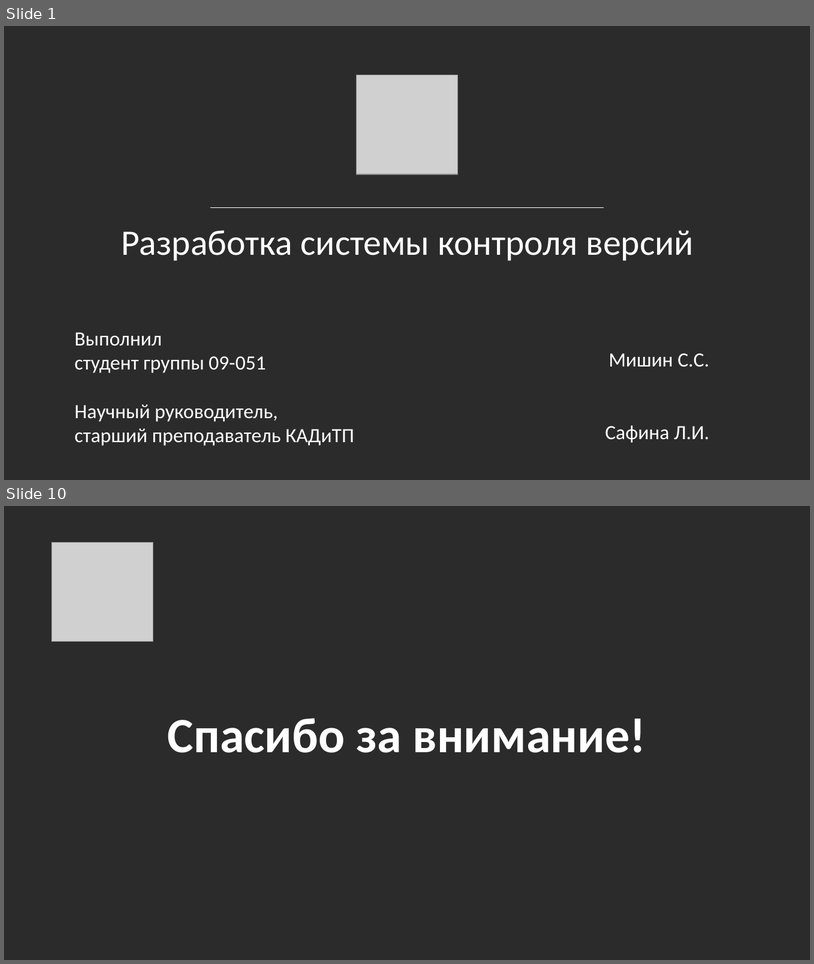
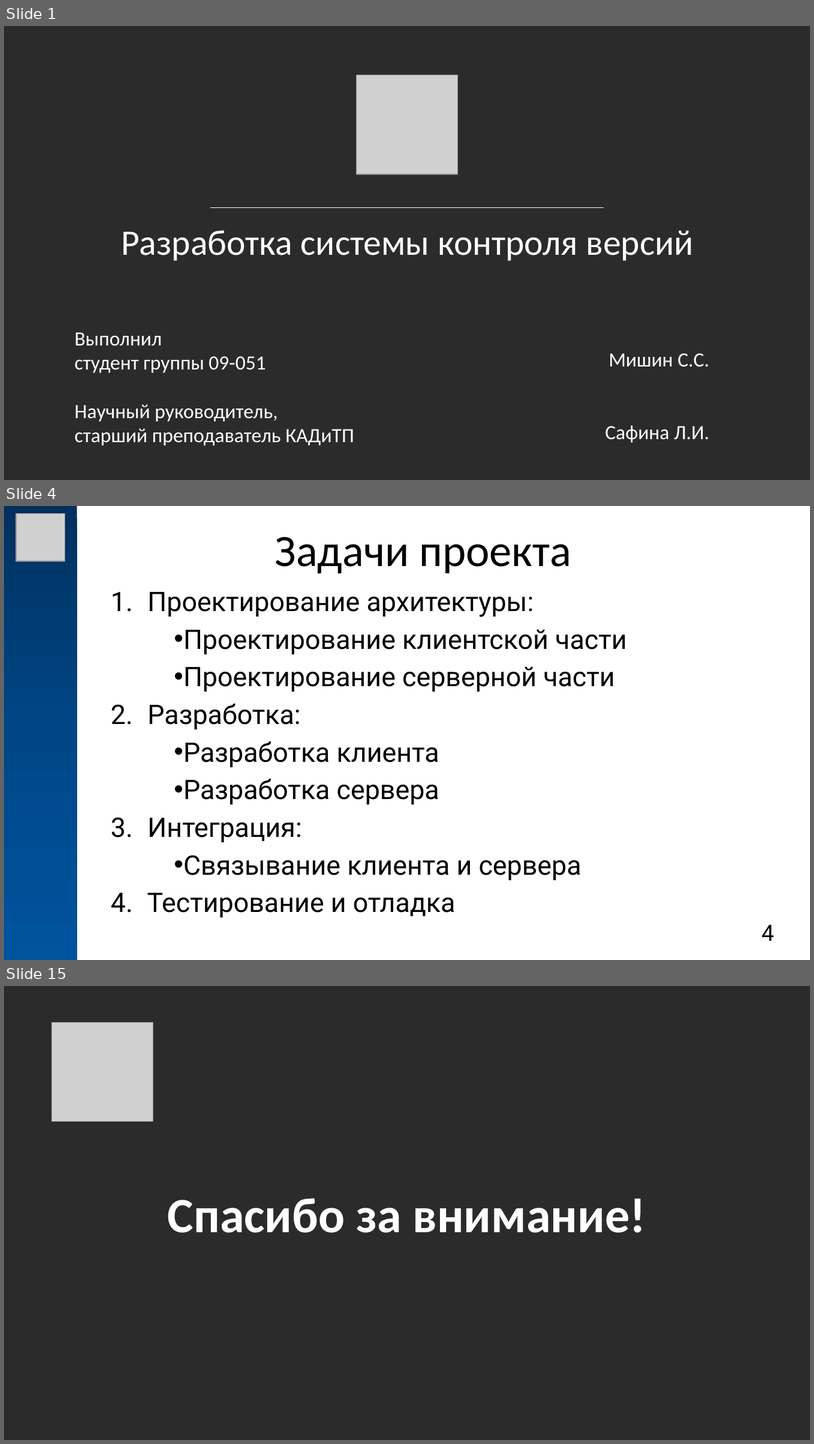
Before and after one commit to MrR3353/diplom, a slide deck: docs/Презентация в стиле КФУ.pptx. Shown one above the other, each under a label of ours: slides 1 and 10 before the commit, slides 1, 4 and 15 after it; the slides between them are not shown. The pictures are 814x964 and 814x1444 pixels, drawn with LibreOffice and Linux fonts; fonts in the diff are those of the drawing; grey boxes stand for pictures; background and template pictures are left out; a plain dark background stands for a picture behind light text. Boxes give left, top, right and bottom in pixels: in the first picture for what was removed or moved away, otherwise in the second. Text is boxed around its words. In the diff, an @@ line names an element or a change of style, - is before the commit and + after.

```diff
--- a/docs/Презентация в стиле КФУ.pptx
+++ b/docs/Презентация в стиле КФУ.pptx
@@ slide 4 added at (4,506,810,960), background #FFFFFF @@
@@ rectangle added at (4,506,77,959), fill gradient #00325E to #004786 to #00549F @@
@@ picture added at (16,514,65,562) @@
@@ title added at (275,537,572,574), 40 pt, text #000000 @@
+Задачи проекта
@@ text added at (147,592,627,917), 24 pt, text #000000 @@
+1. Проектирование архитектуры:
+• Проектирование клиентской части
+• Проектирование серверной части
+2. Разработка:
+• Разработка клиента
+• Разработка сервера
+3. Интеграция:
+• Связывание клиента и сервера
+4. Тестирование и отладка
@@ page number added at (762,924,774,940), 20 pt, text #000000 @@
+4
@@ what was slide 10 is now slide 15 @@
```
Also in this commit, not shown: 3 slides changed, 9 other slides added, 5 slides removed, 1 other file.
